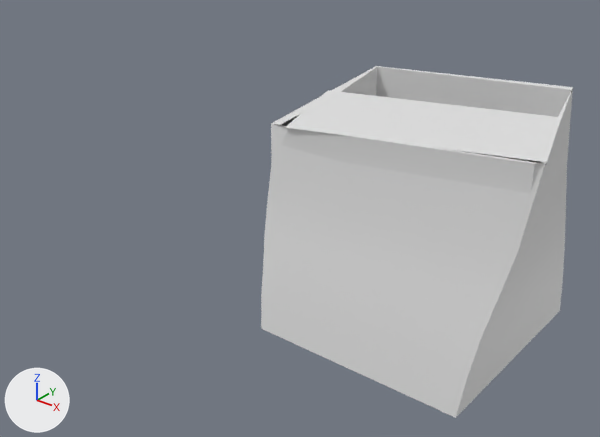
Before and after pictures for a commit that changed the FBX model Assets/Models/Cat&Box/Box_A.fbx.
The view is the same before and after, from a 50 mm lens placed at (6.52, -5.78, 4.21), pointed at (1.8, 0.13, 0.55). Every picture has the same lights, and +X, +Y and +Z are marked at lower left. Both versions are drawn at frame 27 of the action 'Idle_Go'; the numbers are the values there.
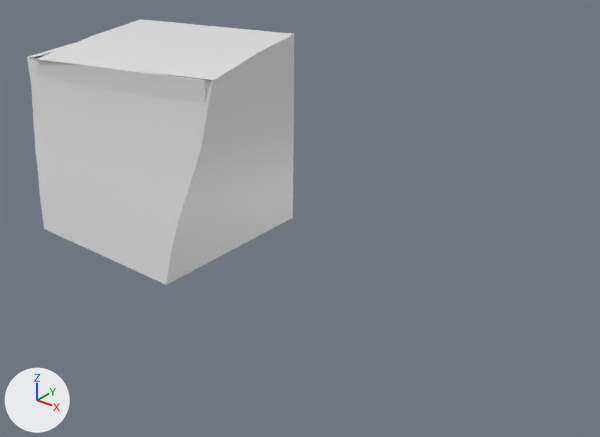
What the commit changed:
Object 'Box_ArmatureCups.001' (bone_rig_object) moves from (3.25, 0.0, 0.0) to (0.0, 0.0, 0.0).

Location of each change, [x1, y1, x2, y2] in pixels of the pictures (600 x 437 px):
'Cube.017', posed (14% narrower, 25% shorter)
    before: [261, 66, 573, 418]
    after: [27, 20, 294, 285]
'Cube.018', now drawn
    after: [93, 19, 293, 54]
